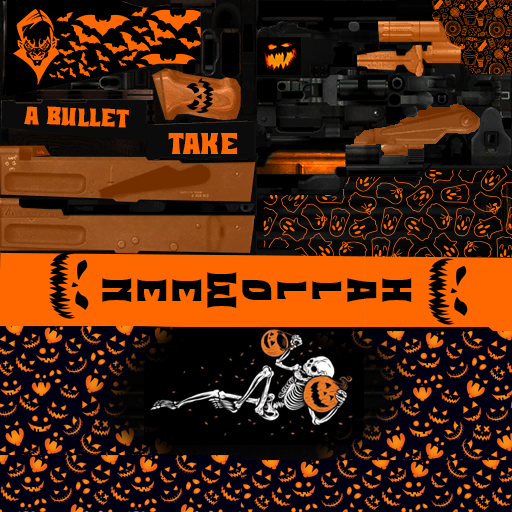
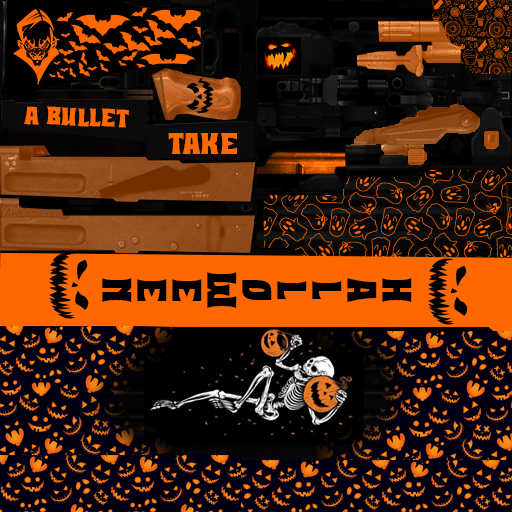
Layers edited between the first and the second 512px x 512px image:
added group "Agrupar 1" with 4 layers above "Preenchimento de Cor 13" over [0, 0, 512, 331]
added layer "Preenchimento de Cor 14" (addition) in group "Agrupar 1" over [0, 0, 512, 331]
added layer "Camada 20" in group "Agrupar 1" over [484, 130, 499, 149]
added layer "Preenchimento de Cor 15" (addition) in group "Agrupar 1" over [0, 0, 512, 331]
added layer "Camada 21" in group "Agrupar 1" over [408, 149, 427, 165]
added layer "Preenchimento de Cor 13" (soft light) above "Camada 1" over [0, 0, 512, 331]
